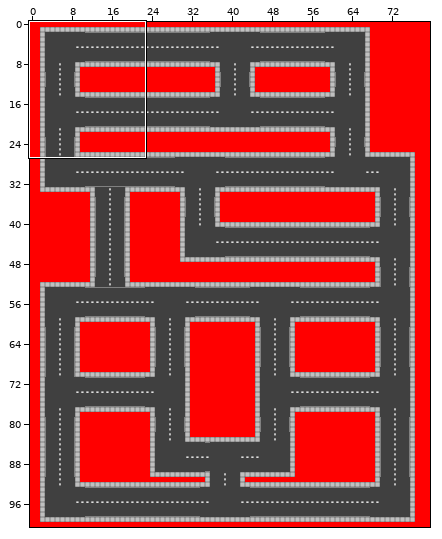
Tiled map -- taxi-test/android/assets/maps/prototype.tmx. The first picture is a wide view before the edit; the outline marks the close-up.
Close-up. First the earlier version:
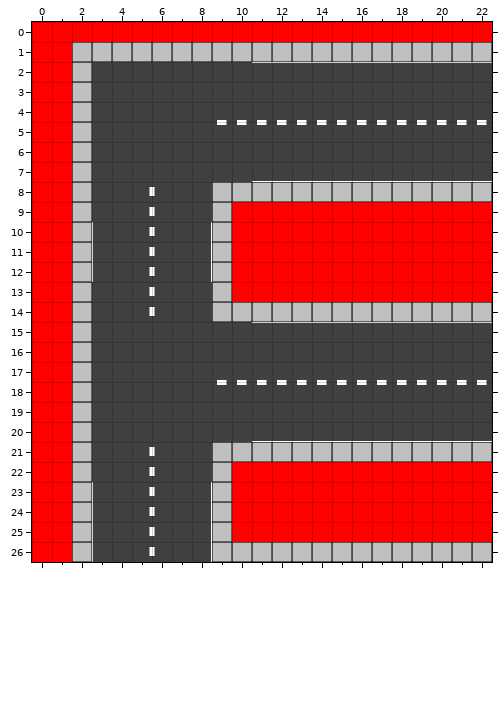
Cells are 32x32 px. Shown: x 0..22, y 0..26. The commit also changed other parts of the map, which this record leaves out. Tiles whose own drawing changed are shown in their newer look in all pictures.
New version:
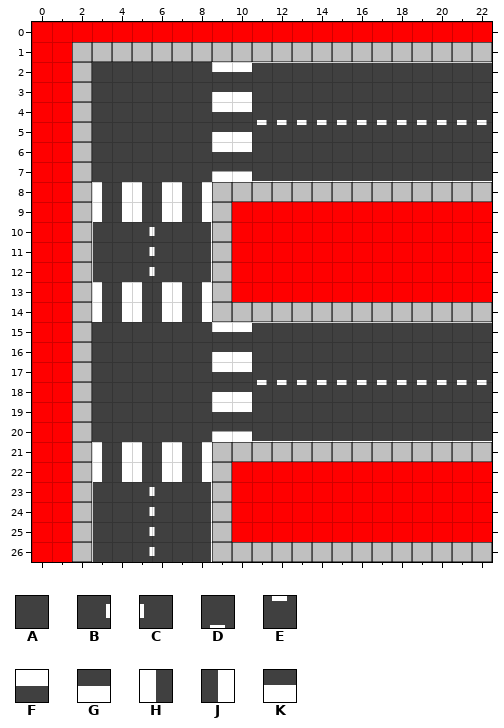
Key: from "Road-Aidan": A 2, B 4, C 5, D 96, E 128, F 201, G 233, H 290, J 291, K 361.
_ is an empty cell, . an unchanged one.
What changed:
--- layer "Road"
@@ x 3..10 @@
- 2 ......AA
- 3 ......AA
- 4 ......DD
- 5 ......EE
- 6 ......AA
- 7 ......AA
- 8 AABCAA..
- 9 AABCAA..
+ 2 ......FF
+ 3 ......GG
+ 4 ......FF
+ 5 ......GG
+ 6 ......FF
+ 7 ......KK
+ 8 HJHJHJ..
+ 9 HJHJHJ..
@@ x 3..10 @@
-13 AABCAA..
-14 AABCAA..
-15 ......AA
-16 ......AA
-17 ......DD
-18 ......EE
-19 ......AA
-20 ......AA
-21 AABCAA..
-22 AABCAA..
+13 HJHJHJ..
+14 HJHJHJ..
+15 ......FF
+16 ......GG
+17 ......FF
+18 ......GG
+19 ......FF
+20 ......KK
+21 HJHJHJ..
+22 HJHJHJ..
Where, in picture pixels (left, top, right, bottom), the same in both close-ups:
changed: (92, 62, 252, 222)
changed: (92, 282, 252, 482)
